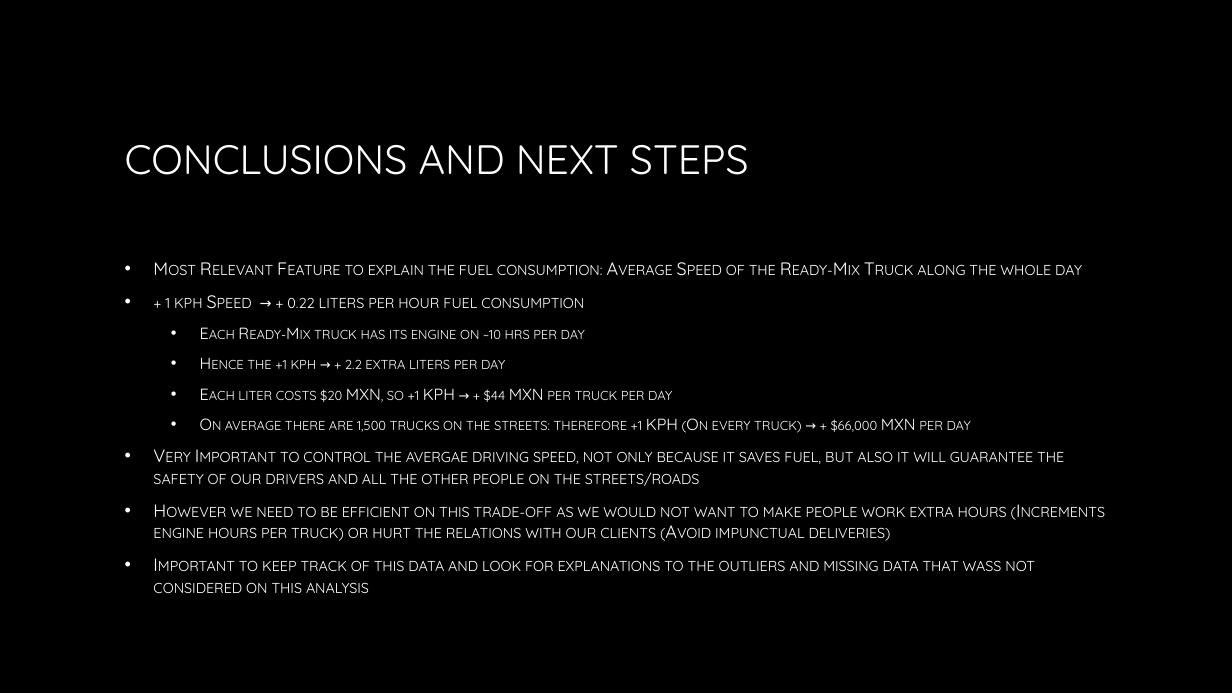
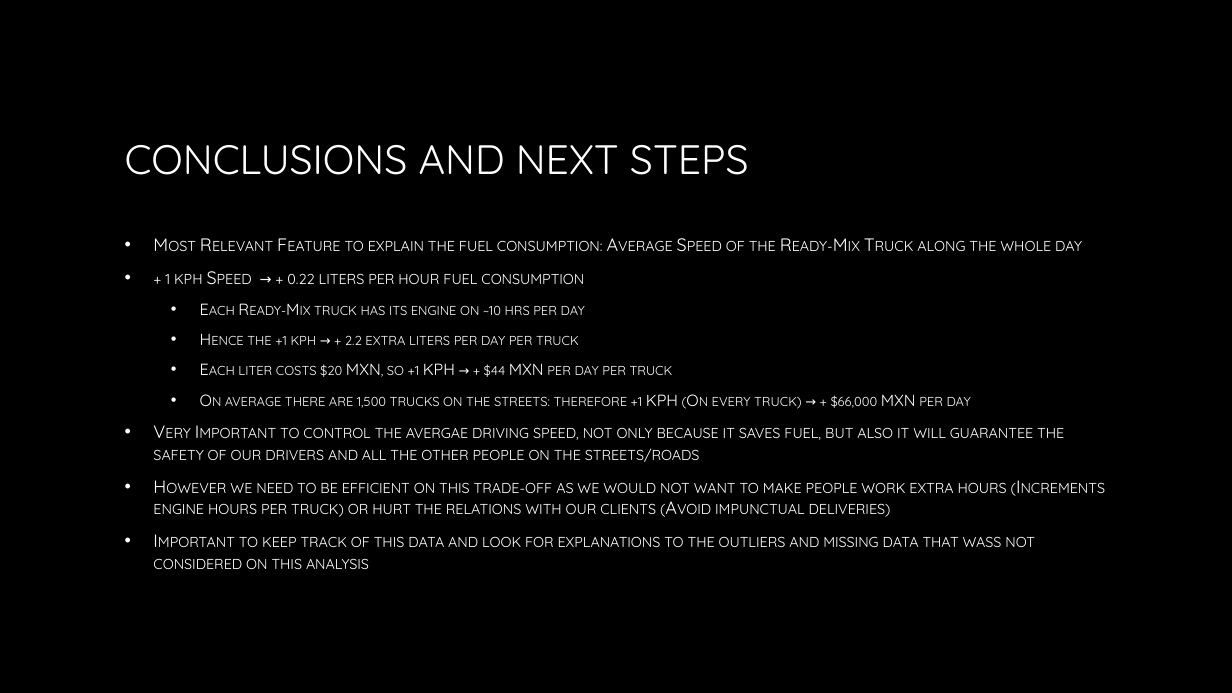
Before and after one commit to rgamerosl/capstone-project, a slide deck: slide 12 of Presentation.pptx. Drawn at 1232x693 pixels with LibreOffice and Linux fonts; fonts in the diff are those of the drawing; background and template pictures are left out. Boxes give left, top, right and bottom in pixels: in the first picture for what was removed or moved away, otherwise in the second. Text is boxed around its words. In the diff, an @@ line names an element or a change of style, - is before the commit and + after.

```diff
--- a/Presentation.pptx
+++ b/Presentation.pptx
@@ text "Most Relevant Feature to explain ...": place and size @@
-text "Most Relevant Feature to explain ..." at (153,264,1082,593)
+text "Most Relevant Feature to explain ..." at (153,240,1082,569)
@@ text at (238,335,673,377): text changed @@
-  • Hence the +1 kph → + 2.2 extra liters per day
-  • Each liter costs $20 MXN, so +1 KPH → + $44 MXN per truck per day
+  • Hence the +1 kph → + 2.2 extra liters per day per truck
+  • Each liter costs $20 MXN, so +1 KPH → + $44 MXN per day per truck
```
Also in this commit, not shown: 4 other slides changed, 1 slide added, 1 slide removed.
